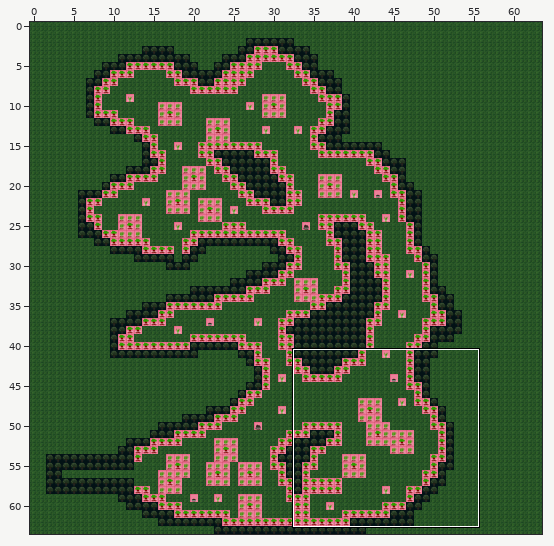
Two states of a Tiled map, assets/tiled/mapForest3.tmx. The first picture is a wide view before the edit; the outline marks the close-up.
Close-up. Before:
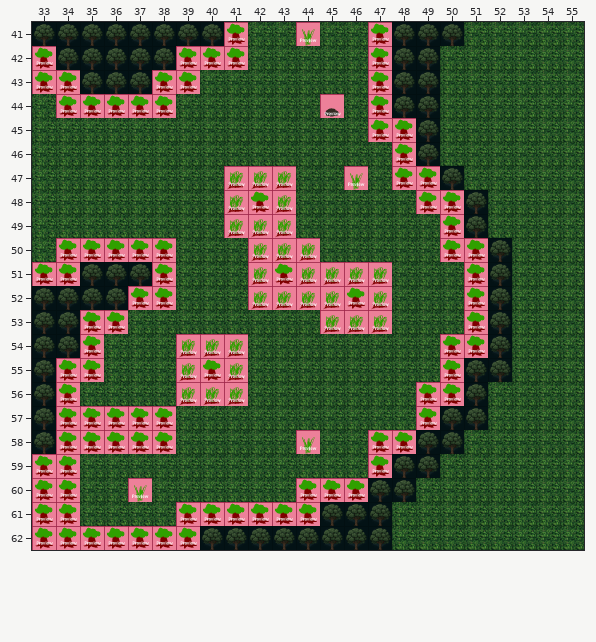
Cells are 64x64 px. Shown: x 33..55, y 41..62. The commit also changed other parts of the map, which this record leaves out.
After the commit:
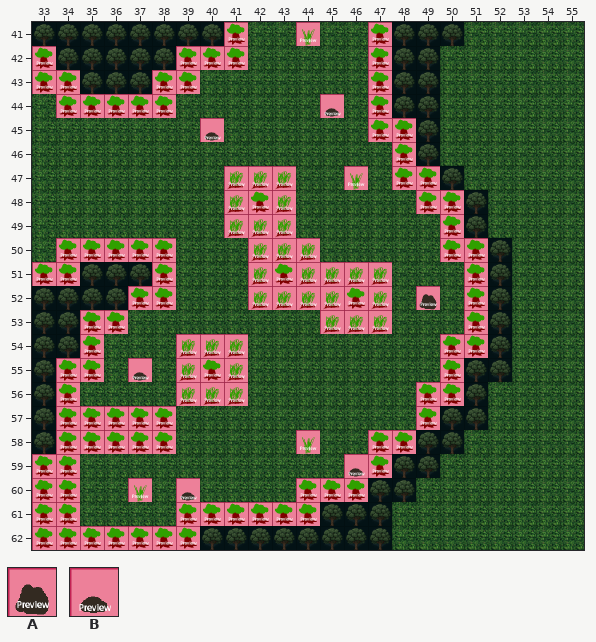
Key: from "tileset": A 34, B 42.
_ is an empty cell, . an unchanged one.
Changes in this commit:
--- layer "walls"
@@ x 40..40 @@
-45 _
+45 B
@@ x 49..49 @@
-52 _
+52 A
@@ x 37..37 @@
-55 _
+55 B
@@ x 39..46 @@
-59 ......._
-60 _.......
+59 .......B
+60 B.......
Where, in picture pixels (left, top, right, bottom), the same in both close-ups:
added: (200, 118, 224, 142)
added: (416, 286, 440, 310)
added: (128, 358, 152, 382)
added: (344, 454, 368, 478)
added: (176, 478, 200, 502)
